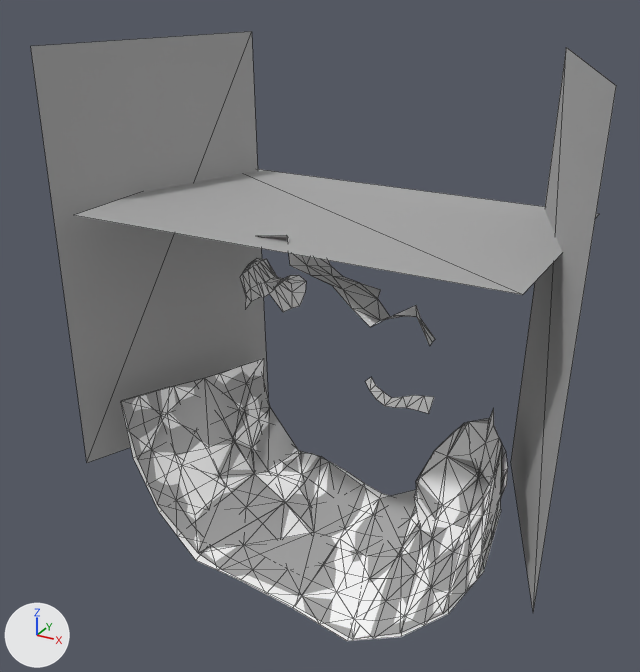
The FBX model src/ProjectMagma/ProjectMagma/Content/Models/Environment/cave_apr30.fbx, before and after one commit.
One viewpoint serves both versions: a 50 mm camera at (0.0158, -0.0263, 0.0184) aimed at (-0.0013, 0.0049, 0.0028). Lighting does not change. The marker at lower left points along +X, +Y and +Z. Mesh edges are drawn as thin lines. Where no turn or scale is listed for an object, it has been applied to the vertices.

In view in the first picture: 'cave1_col', 'cave2_col', 'cave3_col', 'cave4_col', 'cavefront_col', 'caveleft_col', 'caveleft_col2', 'cavemesh'.
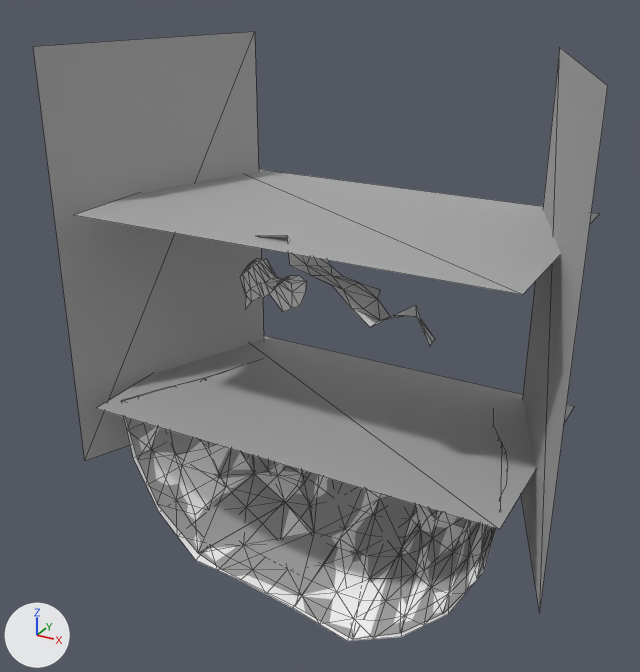
What differs and where, as boxes (x1, y1, x2, y2) in the pictures (640 x 672 px):
'caveleft_col', turned: before (31, 31, 268, 463); after (33, 32, 264, 461)
'cavefront2_col', added: after (96, 336, 574, 530)
'caveleft_col2', turned: before (511, 47, 616, 611); after (521, 47, 608, 613)
'cave1_col', unchanged, covered by the edit: before (121, 369, 270, 504); after (121, 376, 216, 504)

Patch to the scene script:
```diff
--- a/src/ProjectMagma/ProjectMagma/Content/Models/Environment/cave_apr30.fbx.py
+++ b/src/ProjectMagma/ProjectMagma/Content/Models/Environment/cave_apr30.fbx.py
@@ me_cavefront2_col @@
+me_cavefront2_col.from_pydata([(0.0091, -0.0051, 0.0), (-0.0091, 0.0051, 0.0), (-0.0091, -0.0051, 0.0), (0.0091, 0.0051, 0.0)], [], [(0, 1, 2), (0, 3, 1)])
+me_cavefront2_col.materials.append(mat_lambert1)  # grey #aaaaaa
@@ ob_caveleft_col @@
 ob_caveleft_col.location = (-0.874, 0.408, 0.583)
-ob_caveleft_col.rotation_euler = (3.114, 0.0, 1.187)  # degrees (178, 0, 68)
+ob_caveleft_col.rotation_euler = (3.139, 0.0, 1.187)  # degrees (180, 0, 68)
 ob_caveleft_col.scale = (1.0, 1.0, 11.0)
@@ ob_caveleft_col2 @@
 ob_caveleft_col2.location = (0.874, 0.408, 0.583)
-ob_caveleft_col2.rotation_euler = (0.0278, 3.142, -1.187)  # degrees (1.6, 180, -68)
+ob_caveleft_col2.rotation_euler = (0.00252, 3.142, -1.187)  # degrees (0.1, 180, -68)
 ob_caveleft_col2.scale = (1.0, 1.0, 11.0)
@@ ob_cavefront2_col @@
+ob_cavefront2_col = bpy.data.objects.new('cavefront2_col', me_cavefront2_col)
+ob_cavefront2_col.location = (-0.00012, 0.0041, -0.00002)
```
